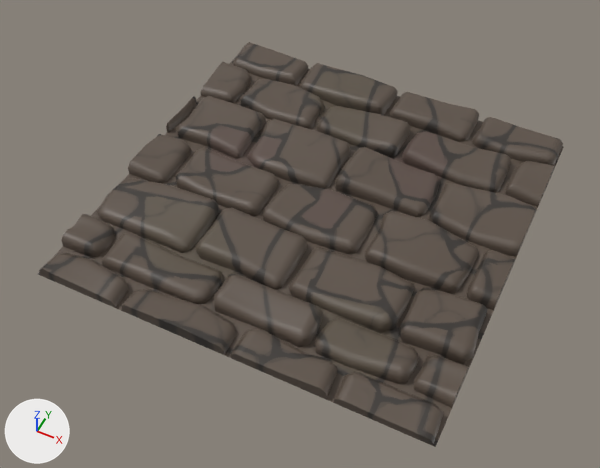
The FBX model Horde/Assets/Models/Environment/WB_floor.fbx as it was, and as the next commit left it.
Camera for both pictures: a 50 mm lens placed at (1.113, -0.836, 1.535), pointed at (0.491, 0.408, -0.02). The axes (+X, +Y, +Z) are drawn at lower left. The lights are the same throughout. Where no turn or scale is listed for an object, it has been applied to the vertices. Vertices at the same position are counted once.

The first picture shows 'WB_floor'.
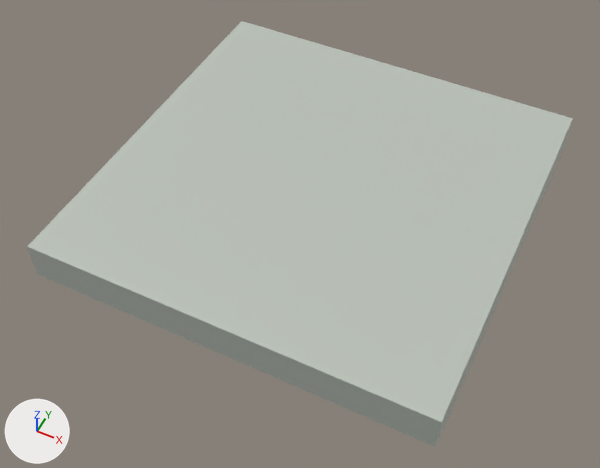
The newer file is also rescaled (x4.0), turned or shifted as a whole; pictures and numbers use the older file's frame.

The change, as a list of edits to the scene's bpy script:
```text
Add mat_lambert_floor:
    mat_lambert_floor = principled_material('lambert_floor')
    mat_lambert_floor.base_color = (0.497, 0.539, 0.485)  # light grey #bbc2b9
Change me_mesh:
    used by ob_wb_floor; location = (0.0, 0.0, 0.0)
    verts and faces of me_mesh; kept vertices keep their numbers, new ones are numbered from 1222
    before: 1218 (0.0, 0.0, 0.0) at pixel (37, 274), 1219 (1.0, 0.0, 0.0) at pixel (435, 446), 1220 (0.0, 1.0, 0.0) at pixel (243, 48), 1221 (1.0, 1.0, 0.0) at pixel (563, 146)
    remove me_mesh.from_pydata(...)  # 1222 vertices, 1028 faces; spans x 0.0..1.0, y 0.0..1.0, z 0.0..0.038
    remove me_mesh.materials.append(mat_ground)  # picture img_dungeoncobblefloor_png
    add me_mesh.from_pydata(...)  # 8 vertices, 6 faces; spans x 0.0..1.0, y 0.0..1.0, z 0.0..0.1
    me_mesh part 1: 32 loose pieces with 1218 vertices, spanning x 0.0..1.0, y 0.0..1.0, z 0.0..0.038, are deleted
    me_mesh part 2
    add delete_faces([(1218, 1219, 1221, 1220)])
    add for new, old in zip([*range(1222, 1226)], [*range(1218, 1222)]): verts[new] = verts[old] + (0.0, 0.0, 0.1)
    add faces += [(1218, 1220, 1221, 1219), (1222, 1223, 1225, 1224), (1218, 1222, 1224, 1220), (1218, 1219, 1223, 1222), (1219, 1221, 1225, 1223), (1220, 1224, 1225, 1221)]
    me_mesh part 3: 1 face spanning x 0.0..1.0, y 0.0..1.0, z 0.0 switches from mat_ground (picture img_dungeoncobblefloor_png) to mat_lambert_floor (light grey #bbc2b9)
    me_mesh part 4: the surface is now shaded flat
    add me_mesh.materials.append(mat_lambert_floor)  # light grey #bbc2b9
```

Where the change shows, as pixel boxes [x1, y1, x2, y2] in the pictures (600 x 468 px):
'WB_floor', reshaped
    before: [38, 42, 564, 447]
    after: [27, 21, 573, 447]
part 1 of me_mesh, deleted
    before: [39, 42, 563, 446]
part 2 of me_mesh, built on
    after: [27, 21, 573, 447]
part 3 of me_mesh, recoloured (brown)
    before: [38, 58, 564, 447]
